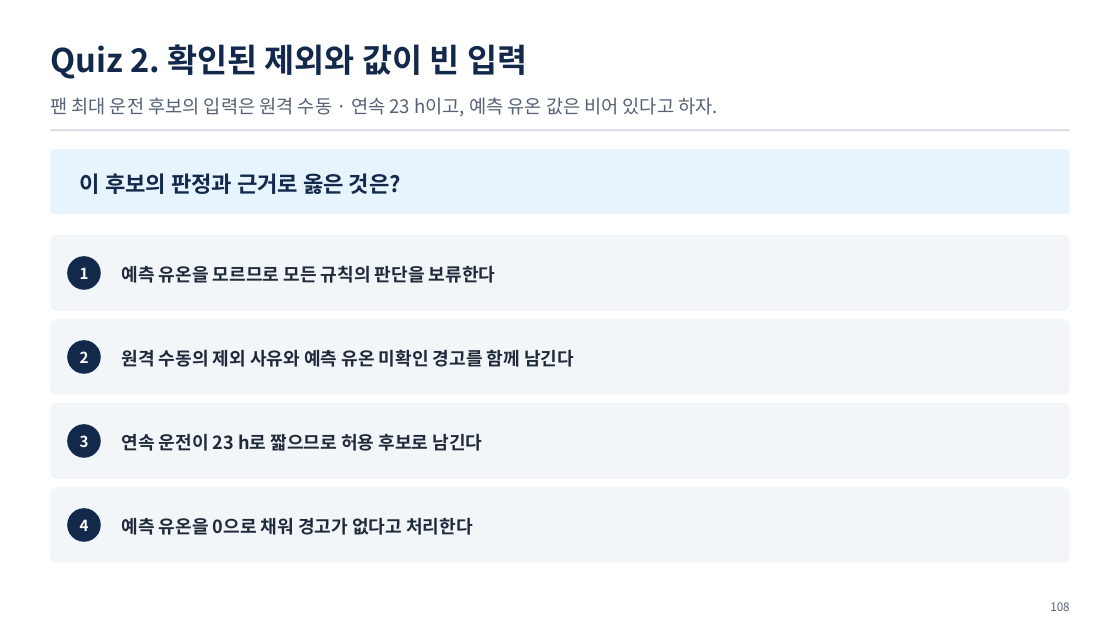
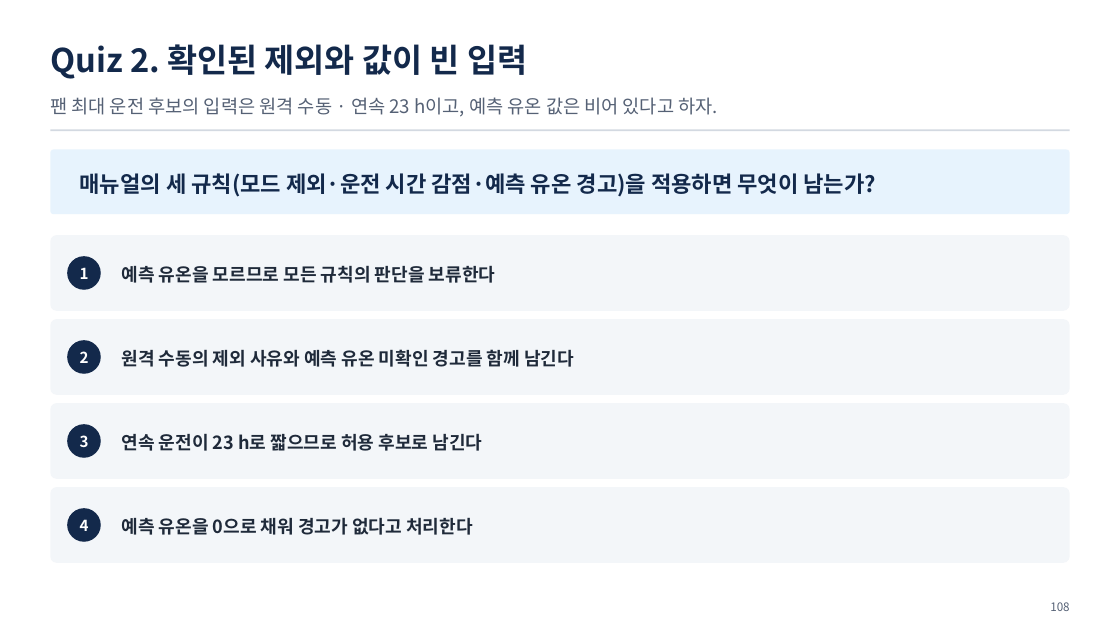
Before and after one commit to uengine-oss/hyd-iot-edu, a slide deck: slide 108 of workspace/강의제작/산출물/실전반/이론/02회차/실전반_02일차.pptx. Drawn at 1120x630 pixels with LibreOffice and Linux fonts; fonts in the diff are those of the drawing. Boxes give left, top, right and bottom in pixels: in the first picture for what was removed or moved away, otherwise in the second. Text is boxed around its words. In the diff, an @@ line names an element or a change of style, - is before the commit and + after.

```diff
--- a/workspace/강의제작/산출물/실전반/이론/02회차/실전반_02일차.pptx
+++ b/workspace/강의제작/산출물/실전반/이론/02회차/실전반_02일차.pptx
@@ text at [80, 173, 876, 197]: text changed @@
-이 후보의 판정과 근거로 옳은 것은?
+매뉴얼의 세 규칙(모드 제외·운전 시간 감점·예측 유온 경고)을 적용하면 무엇이 남는가?
```
Also in this commit, not shown: 10 other slides changed, 13 other files.
